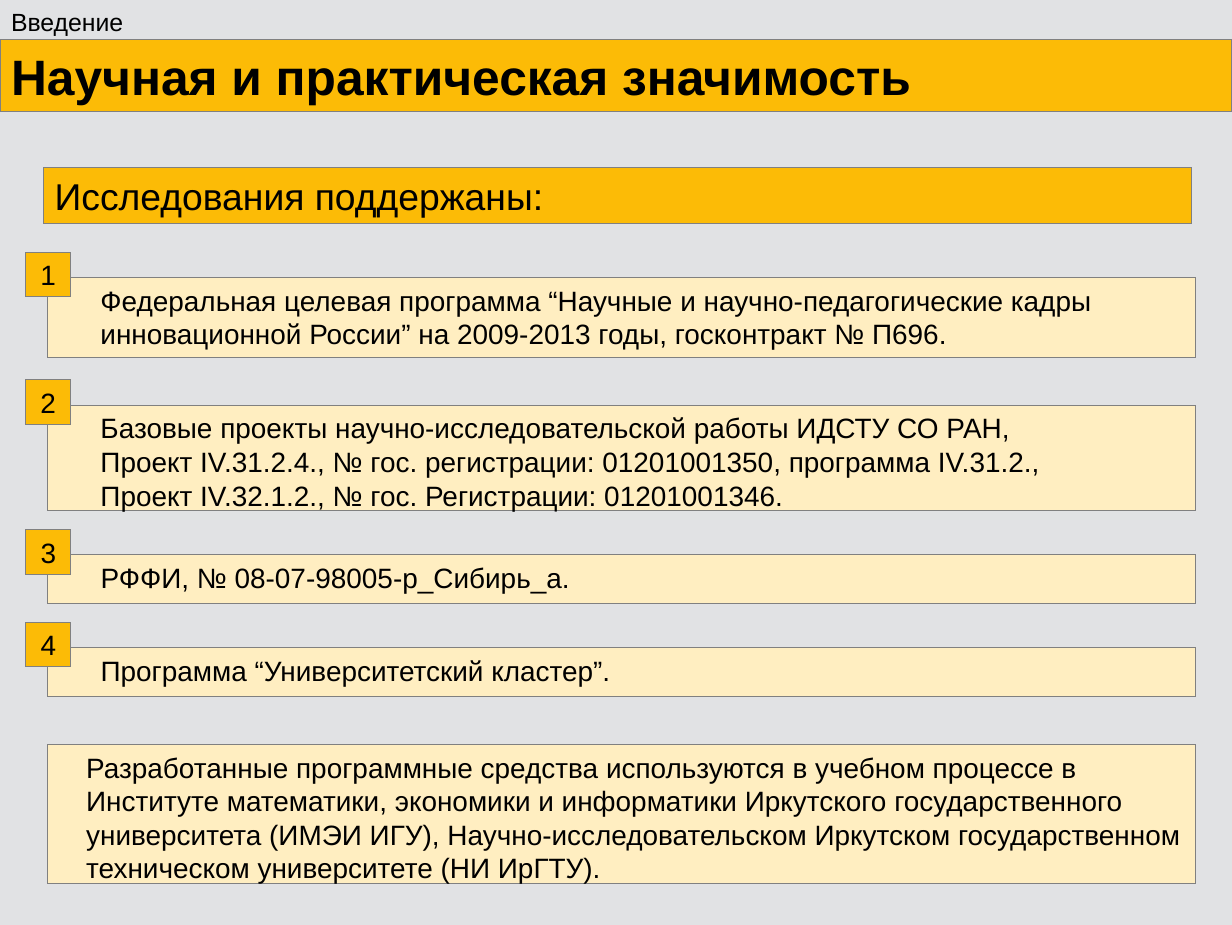
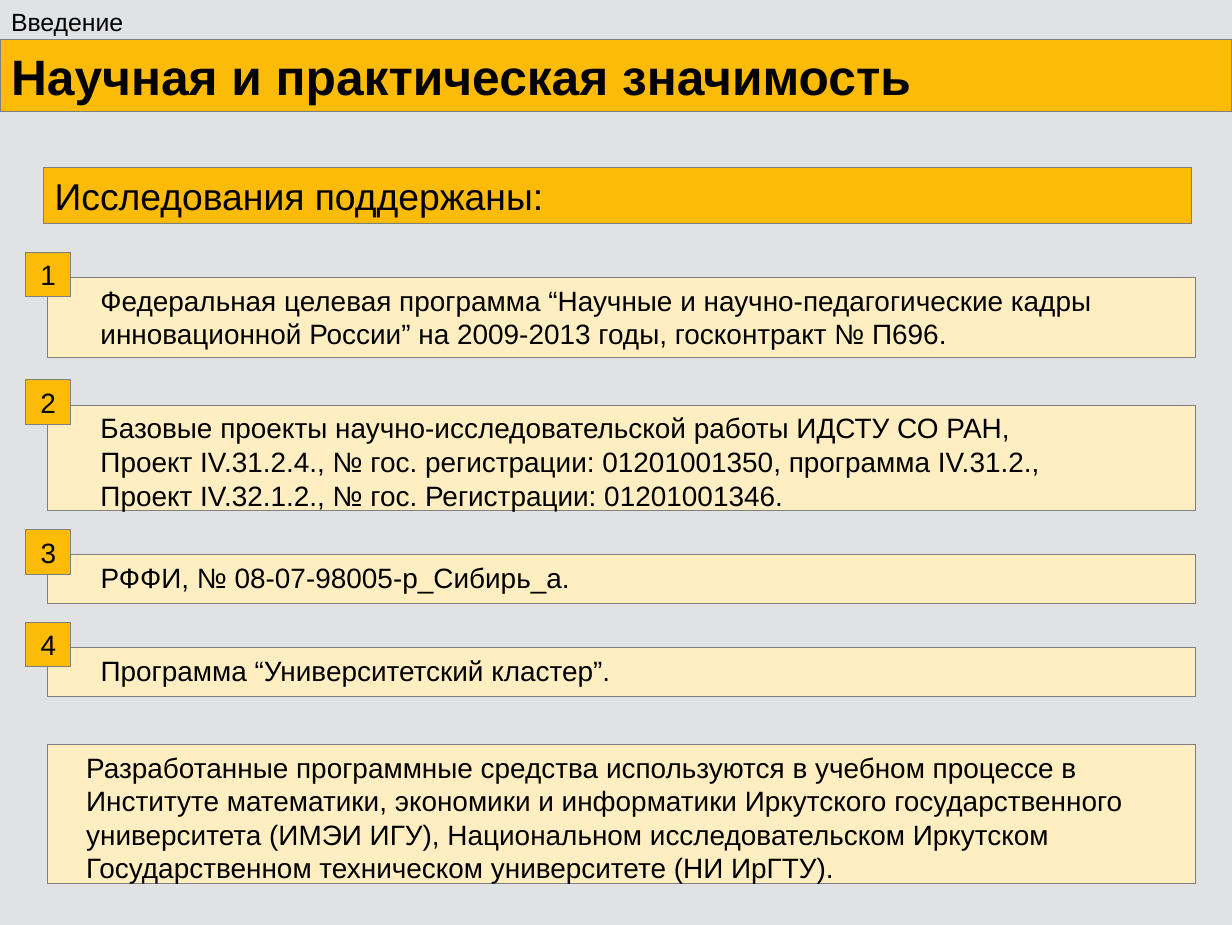
Before and after one commit to eugeneai/prisnif, a slide deck: slide 9 of brick/pres/pacman.odp. Drawn at 1232x925 pixels with LibreOffice and Linux fonts; fonts in the diff are those of the drawing. Boxes give left, top, right and bottom in pixels: in the first picture for what was removed or moved away, otherwise in the second. Text is boxed around its words. In the diff, an @@ line names an element or a change of style, - is before the commit and + after.

```diff
--- a/brick/pres/pacman.odp
+++ b/brick/pres/pacman.odp
@@ text at [86, 824, 1049, 883]: text changed @@
-университета (ИМЭИ ИГУ), Научно-исследовательском Иркутском государственном
-техническом университете (НИ ИрГТУ).
+университета (ИМЭИ ИГУ), Национальном исследовательском Иркутском
+Государственном техническом университете (НИ ИрГТУ).
```
Also in this commit, not shown: 4 other slides changed, 1 slide added, 1 other file.
